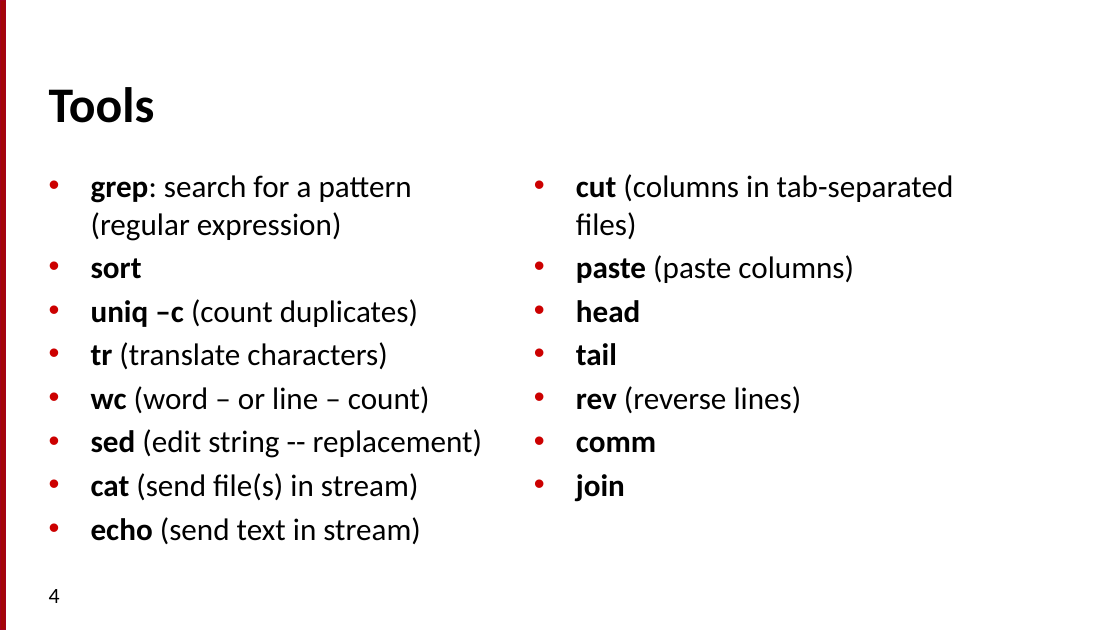
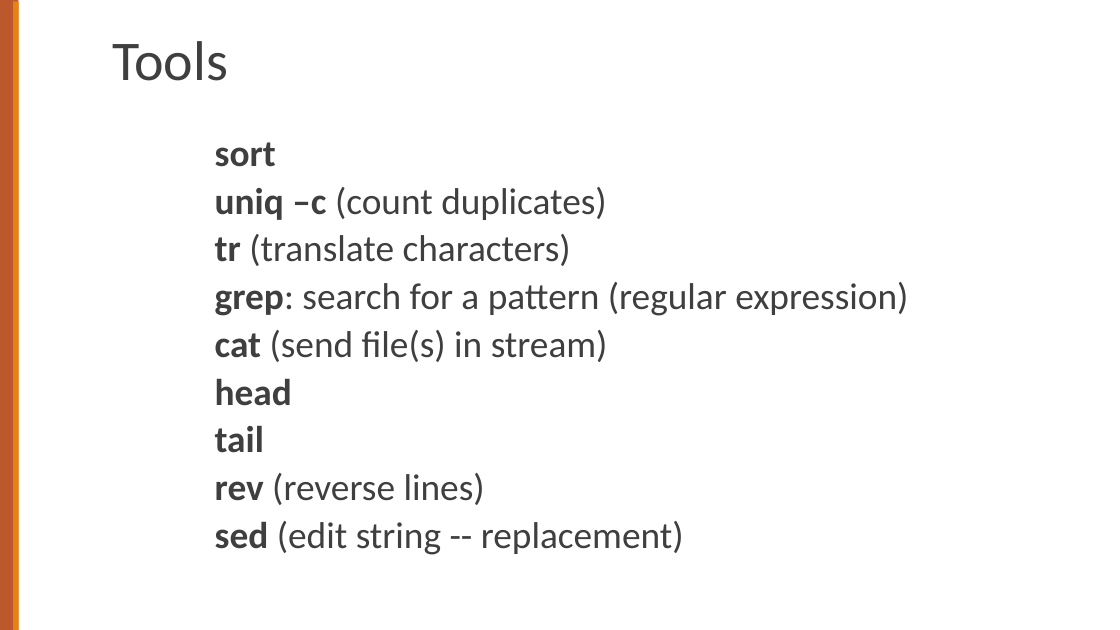
Before and after one commit to cs124/labs, a slide deck: slide 4 of Lab1_UnixForPoets.pptx. Drawn at 1120x630 pixels with LibreOffice and Linux fonts; fonts in the diff are those of the drawing. Boxes give left, top, right and bottom in pixels: in the first picture for what was removed or moved away, otherwise in the second. Text is boxed around its words. In the diff, an @@ line names an element or a change of style, - is before the commit and + after.

```diff
--- a/Lab1_UnixForPoets.pptx
+++ b/Lab1_UnixForPoets.pptx
@@ rectangle at [0,0,19,630]: fill #A40508 to #BD582C; outline #A4001D 0.75 pt to none; rotation 90 to 270 degrees @@
@@ rectangle added at [13,1,19,630], fill #E48312 @@
@@ title "Tools": place and size @@
-title "Tools" at [49,87,155,123]
+title "Tools" at [112,41,228,81]
@@ title "Tools" at [112,41,228,81]: size 32 to 36 pt, text colour #000000 to #3F3F3F, bold off; line spacing 1 to 0.85 @@
@@ text added at [215,142,908,555], 24.1 pt, text #3F3F3F @@
+sort
+uniq –c (count duplicates)
+tr (translate characters)
+grep: search for a pattern (regular expression)
+cat (send file(s) in stream)
+head
+tail
+rev (reverse lines)
+sed (edit string -- replacement)
@@ text removed at [91,175,482,544] @@
-• grep: search for a pattern (regular expression)
-• sort
-• uniq –c (count duplicates)
-• tr (translate characters)
-• wc (word – or line – count)
-• sed (edit string -- replacement)
-• cat (send file(s) in stream)
-• echo (send text in stream)
@@ text removed at [576,174,954,502] @@
-• cut (columns in tab-separated files)
-• paste (paste columns)
-• head
-• tail
-• rev (reverse lines)
-• comm
-• join
@@ page number removed at [49,589,60,603] @@
-4
```
Also in this commit, not shown: 24 other slides changed, 12 slides added, 14 slides removed, 1 other file.
